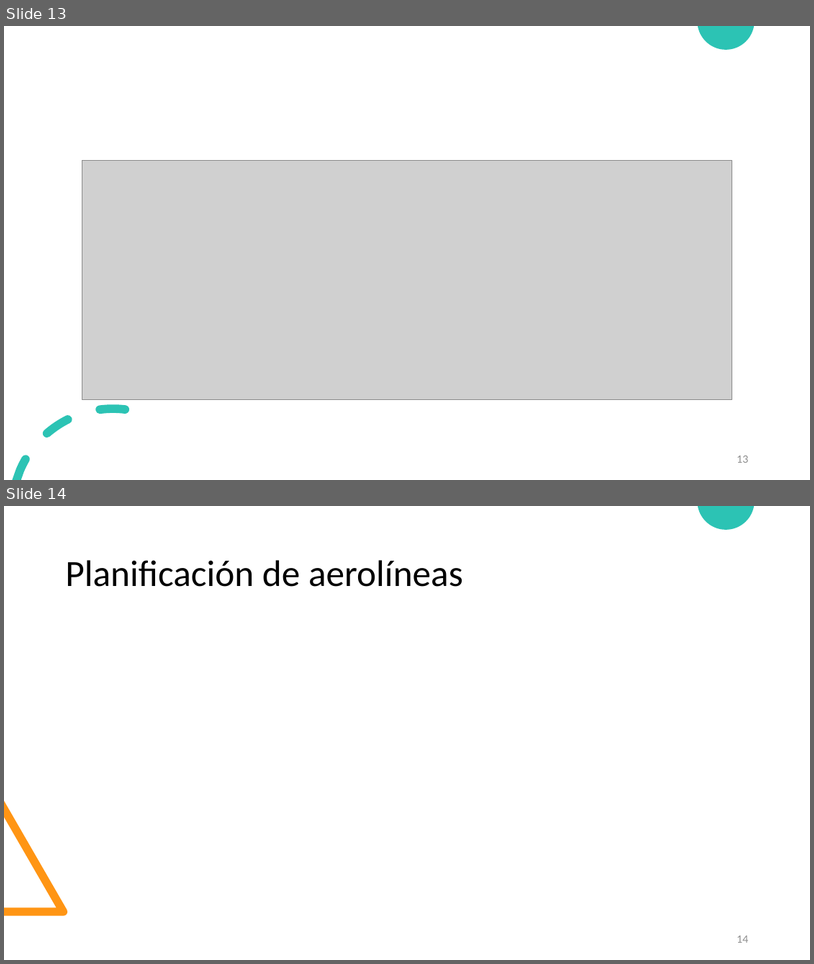
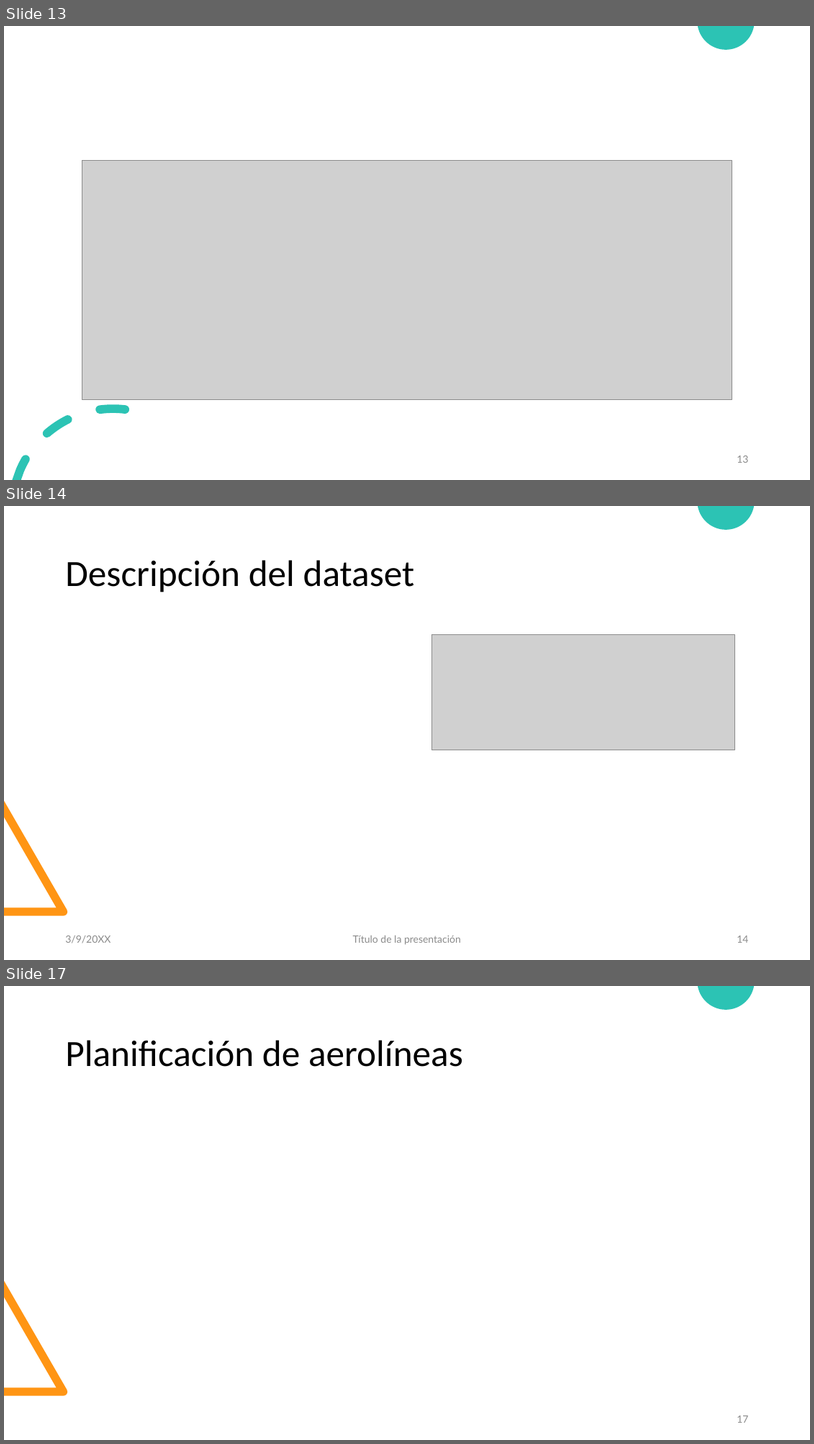
Before and after one commit to diramtz/ProyectoFinal_MaxFlow, a slide deck: documentos/Presentacion_ffmf.pptx. Shown one above the other, each under a label of ours: slides 13 and 14 before the commit, slides 13, 14 and 17 after it; the slides between them are not shown. The pictures are 814x964 and 814x1444 pixels, drawn with LibreOffice and Linux fonts; fonts in the diff are those of the drawing; grey boxes stand for pictures. Boxes give left, top, right and bottom in pixels: in the first picture for what was removed or moved away, otherwise in the second. Text is boxed around its words. In the diff, an @@ line names an element or a change of style, - is before the commit and + after.

```diff
--- a/documentos/Presentacion_ffmf.pptx
+++ b/documentos/Presentacion_ffmf.pptx
@@ slide 14 added at [4,506,810,960], background #FFFFFF; not listed: 2 template elements that a slide beside it also shows @@
@@ title added at [65,560,415,592], 44 pt, text #000000 @@
+Descripción del dataset
@@ picture added at [432,634,736,750] @@
@@ text added at [65,935,111,943], 12 pt, text #8C8C8C @@
+3/9/20XX
@@ text added at [353,935,461,944], 12 pt, text #8C8C8C @@
+Título de la presentación
@@ page number added at [737,935,748,942], 12 pt, text #8C8C8C @@
+14
@@ what was slide 14 is now slide 17 @@
@@ page number at [737,1415,748,1422]: text changed @@
-14
+17
```
Also in this commit, not shown: 1 slide changed, 5 other slides added.
